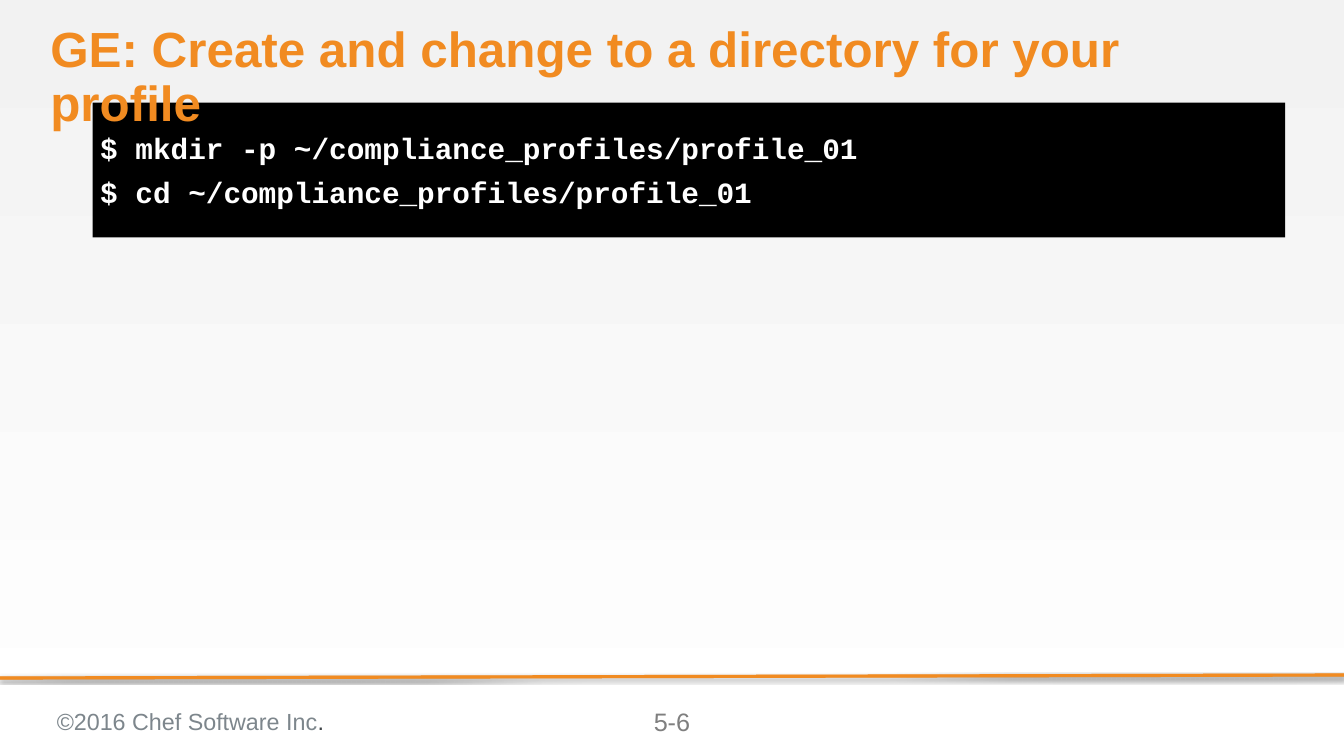
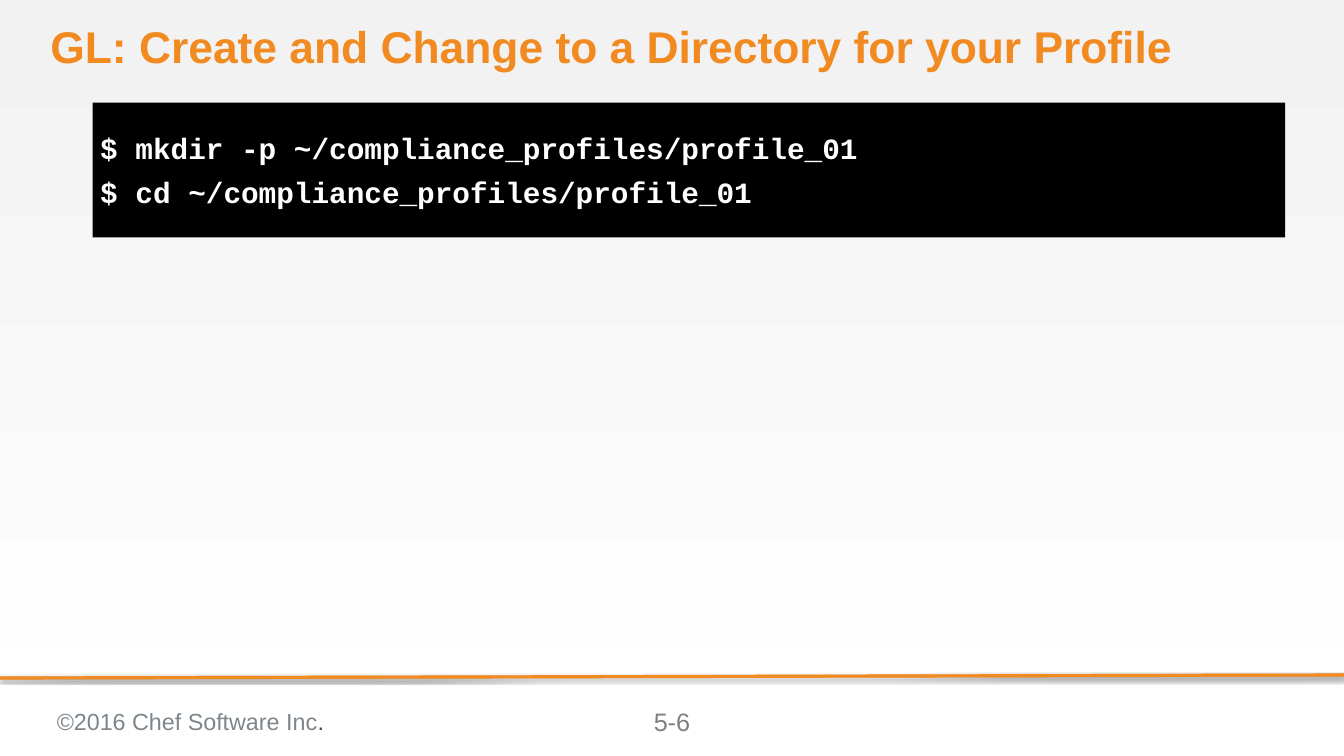
Before and after one commit to bchamby/chef-compliance-installation-configuration-operation, a slide deck: slide 6 of 05-creating-custom-profiles.pptx. Drawn at 1344x756 pixels with LibreOffice and Linux fonts; fonts in the diff are those of the drawing; background and template pictures are left out. Boxes give left, top, right and bottom in pixels: in the first picture for what was removed or moved away, otherwise in the second. Text is boxed around its words. In the diff, an @@ line names an element or a change of style, - is before the commit and + after.

```diff
--- a/05-creating-custom-profiles.pptx
+++ b/05-creating-custom-profiles.pptx
@@ title at (50, 31, 1172, 72): text changed; size 47 to 42.3 pt @@
-GE: Create and change to a directory for your profile
+GL: Create and Change to a Directory for your Profile
```
Also in this commit, not shown: 25 other slides changed, 1 other file.
